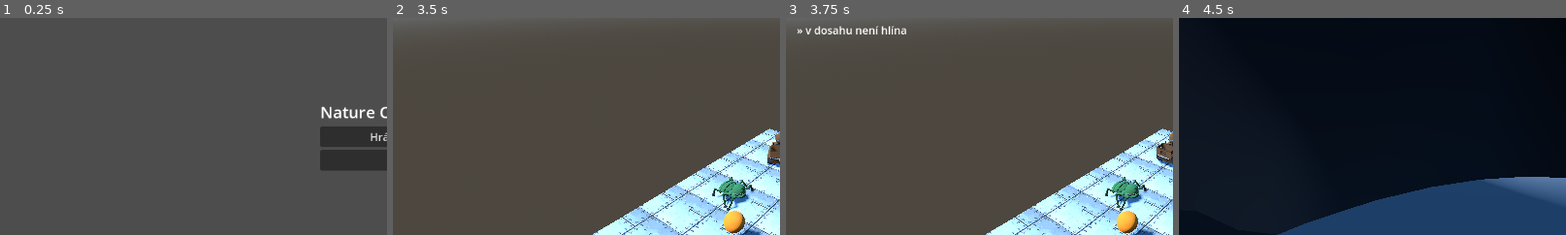
Above: before the commit, frames 1-4 (left to right).
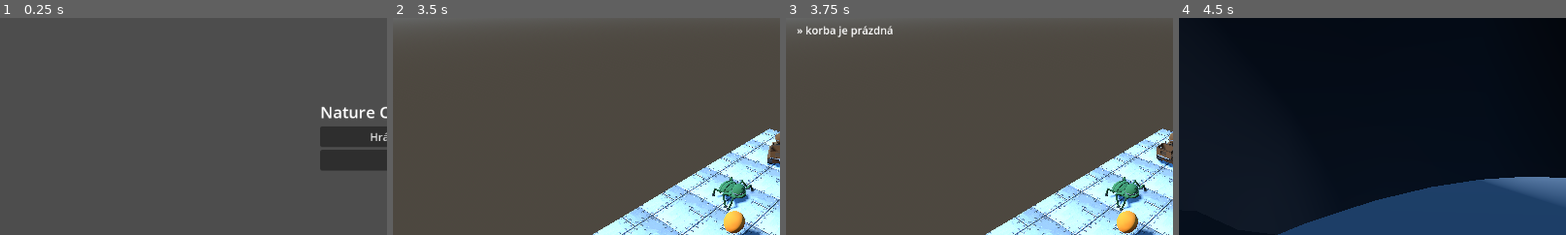
Above: after the commit, the same moments.

Repository: zbynekrybicka/NCR
Game: Godot game, scene res://app/scenes/main.tscn
Same seed, same stepped clock (60 frames per second), same inputs: the game is played once before the commit and once after it.
Inputs (mouse positions are % of the whole screen's width and height, from its top left):
- Up to frame 1 (0.25 s): no input
- Up to frame 2 (3.5 s): click "Hrát ukázkový level" at 0.5 s; click "Menu" at 1.25 s; click "Hrát ukázkový level" at 2 s; tap Enter at 2.75 s; move the mouse to (72, 45) at 2.77 s; hold D (turn_right) from 2.78 s (still down); tap E (action_1, bound only after the commit) at 2.85 s; click (72, 45) at 2.92 s
- Up to frame 3 (3.75 s): move the mouse to (30, 55) at 3.52 s; release D (turn_right) at 3.53 s; hold Shift (step_down) from 3.53 s (still down); tap Q (action_1, bound only before the commit) at 3.6 s
- Up to frame 4 (4.5 s): tap R (restart_level) at 4.25 s; move the mouse to (60, 28) at 4.27 s; release Shift (step_down) at 4.28 s; hold D (turn_right) from 4.28 s (still down); tap F (camera_first_person) at 4.35 s
The pictures show only the part of the screen within x 0-50%, y 21-71%; the shares and areas given below are measured in that part.

Frames 1-2 are identical in both runs. In frame 3, 0.6% of the frame differs, in the area x 5-32%, y 3-9%; in frame 4, nothing differs.

Commit message:
Přemapované akční klávesy.

Diff:
--- a/game/app/input/input_actions.gd
+++ b/game/app/input/input_actions.gd
@@ -25,12 +25,18 @@
 	STEP: [KEY_W, KEY_UP],
 	STEP_UP: [KEY_SPACE, KEY_PAGEUP],
 	STEP_DOWN: [KEY_SHIFT, KEY_PAGEDOWN],
-	ACTION_1: [KEY_Q],
-	ACTION_2: [KEY_E],
+	ACTION_1: [KEY_E],
+	ACTION_2: [KEY_Q],
 	SWITCH_ROBOT: [KEY_TAB],
 	CAMERA_FIRST_PERSON: [KEY_F],
 	RESTART_LEVEL: [KEY_R],
 	SKIP_ANIMATION: [KEY_ESCAPE],
+}
+
+## akce -> seznam tlačítek gamepadu (JoyButton)
+const GAMEPAD_DEFAULTS := {
+	ACTION_1: [JOY_BUTTON_A],
+	ACTION_2: [JOY_BUTTON_B],
 }
 
 ## Mapování akce → příkaz simulace. Vstupní vrstva pravidla nezná (P1, P5) —
@@ -63,3 +69,10 @@
 			var event := InputEventKey.new()
 			event.physical_keycode = keycode
 			InputMap.action_add_event(action, event)
+	for action in GAMEPAD_DEFAULTS.keys():
+		if not InputMap.has_action(action):
+			InputMap.add_action(action)
+		for button in GAMEPAD_DEFAULTS[action]:
+			var event := InputEventJoypadButton.new()
+			event.button_index = button
+			InputMap.action_add_event(action, event)
